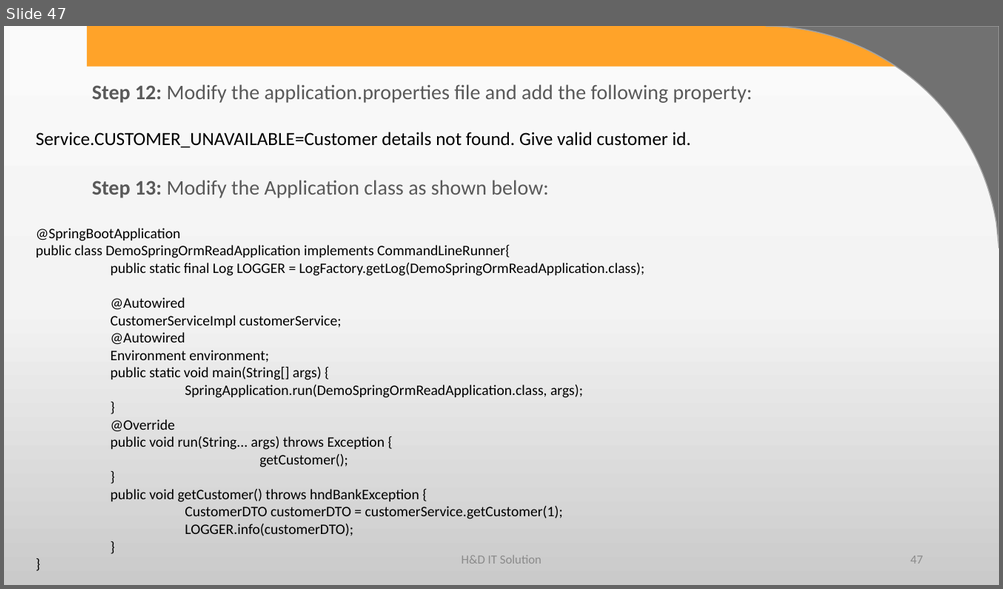
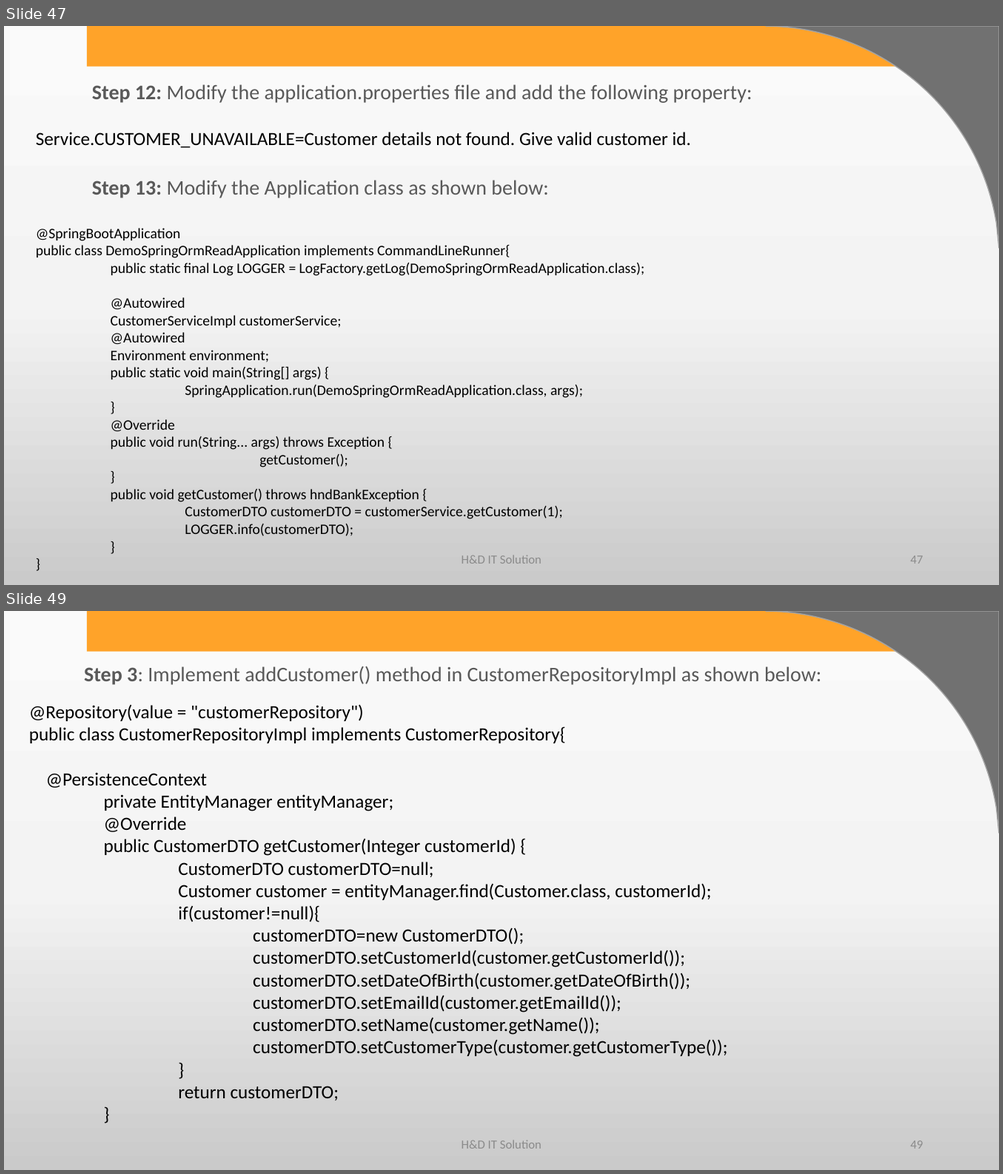
Before and after one commit to harshadasawant/spring_boot1, a slide deck: infinite/src/main/ppt/Persistence Layer using Spring Boot.pptx. Shown one above the other, each under a label of ours: slide 47 before the commit, slides 47 and 49 after it; the slides between them are not shown. The pictures are 1003x589 and 1003x1174 pixels, drawn with LibreOffice and Linux fonts; fonts in the diff are those of the drawing; background and template pictures are left out. Boxes give left, top, right and bottom in pixels: in the first picture for what was removed or moved away, otherwise in the second. Text is boxed around its words. In the diff, an @@ line names an element or a change of style, - is before the commit and + after.

```diff
--- a/infinite/src/main/ppt/Persistence Layer using Spring Boot.pptx
+++ b/infinite/src/main/ppt/Persistence Layer using Spring Boot.pptx
@@ slide 49 added at [4,611,999,1170], background gradient #FBFBFB to #F4F4F4 to #CBCBCB; not listed: 2 template elements that a slide beside it also shows @@
@@ text added at [84,666,821,685], 20 pt, text #595959 @@
+Step 3: Implement addCustomer() method in CustomerRepositoryImpl as shown below:
@@ text added at [29,704,727,1101], 18 pt, text #000000 @@
+@Repository(value = "customerRepository")
+public class CustomerRepositoryImpl implements CustomerRepository{
+@PersistenceContext
+private EntityManager entityManager;
+@Override
+public CustomerDTO getCustomer(Integer customerId) {
+CustomerDTO customerDTO=null;
+Customer customer = entityManager.find(Customer.class, customerId);
+if(customer!=null){
+customerDTO=new CustomerDTO();
+customerDTO.setCustomerId(customer.getCustomerId());
+customerDTO.setDateOfBirth(customer.getDateOfBirth());
+customerDTO.setEmailId(customer.getEmailId());
+customerDTO.setName(customer.getName());
+customerDTO.setCustomerType(customer.getCustomerType());
+}
+return customerDTO;
+}
@@ text added at [461,1141,541,1149], 12 pt, text #8C8C8C @@
+H&D IT Solution
@@ page number added at [910,1141,922,1149], 12 pt, text #8C8C8C @@
+49
```
Also in this commit, not shown: 97 other slides added, 6 other files.
